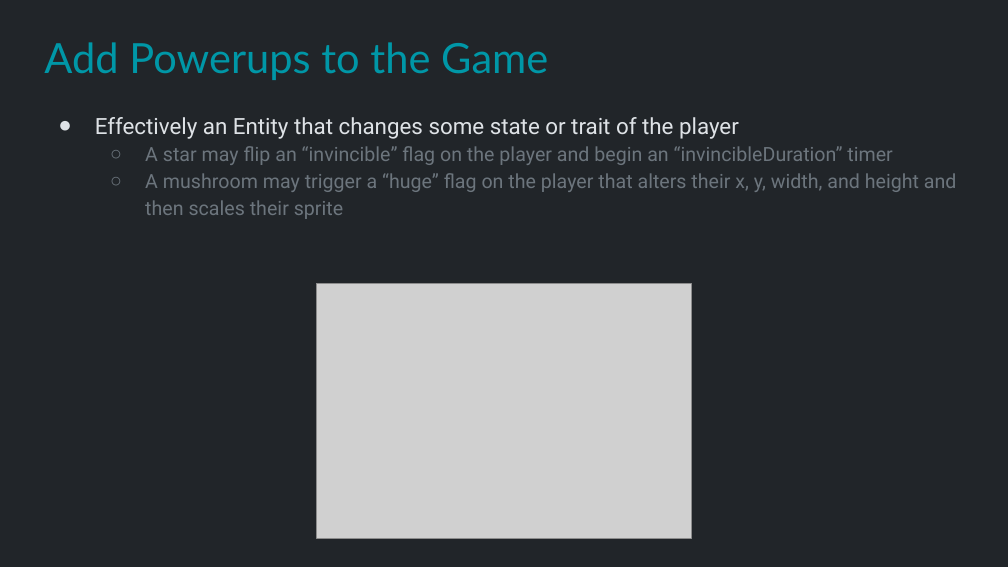
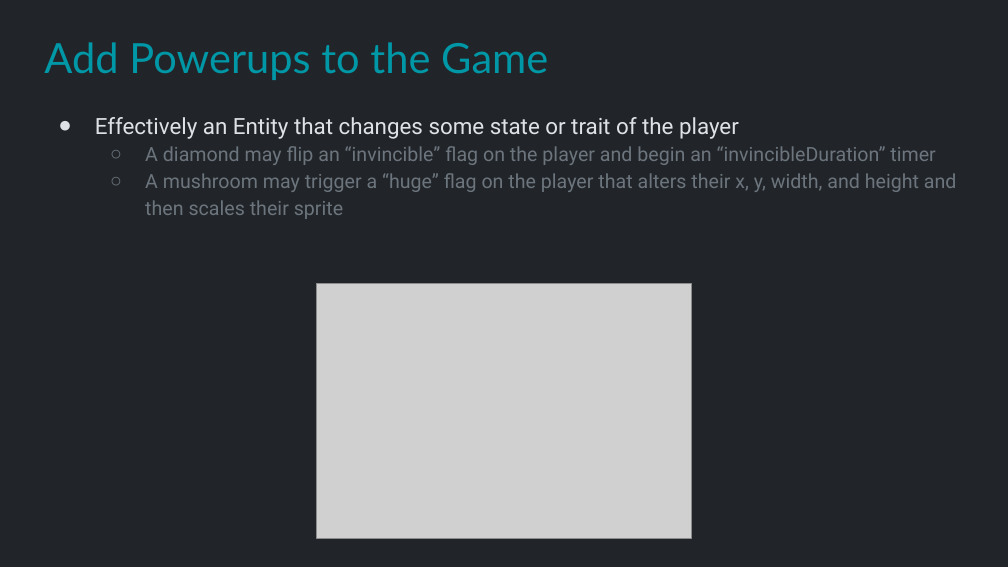
Before and after one commit to Metamate/gar, a slide deck: slide 41 of slides/06 Super Mario Bros.pptx. Drawn at 1008x567 pixels with LibreOffice and Linux fonts; fonts in the diff are those of the drawing; grey boxes stand for pictures. Boxes give left, top, right and bottom in pixels: in the first picture for what was removed or moved away, otherwise in the second. Text is boxed around its words. In the diff, an @@ line names an element or a change of style, - is before the commit and + after.

```diff
--- a/slides/06 Super Mario Bros.pptx
+++ b/slides/06 Super Mario Bros.pptx
@@ text at [145, 146, 935, 165]: text changed @@
-  ○ A star may flip an “invincible” flag on the player and begin an “invincibleDuration” timer
+  ○ A diamond may flip an “invincible” flag on the player and begin an “invincibleDuration” timer
```
Also in this commit, not shown: 10 other slides changed, 1 other file.
